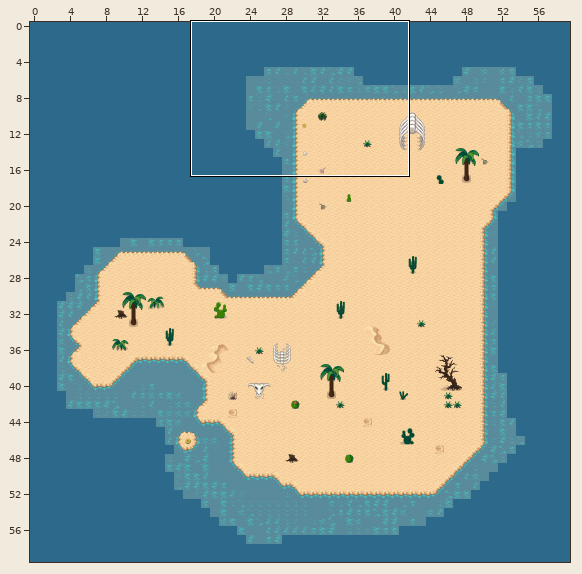
Level history. Tiled map: DesertIsland.tmx. The picture above shows the old version from afar; the outline marks the close-up.
Close-up. Before:
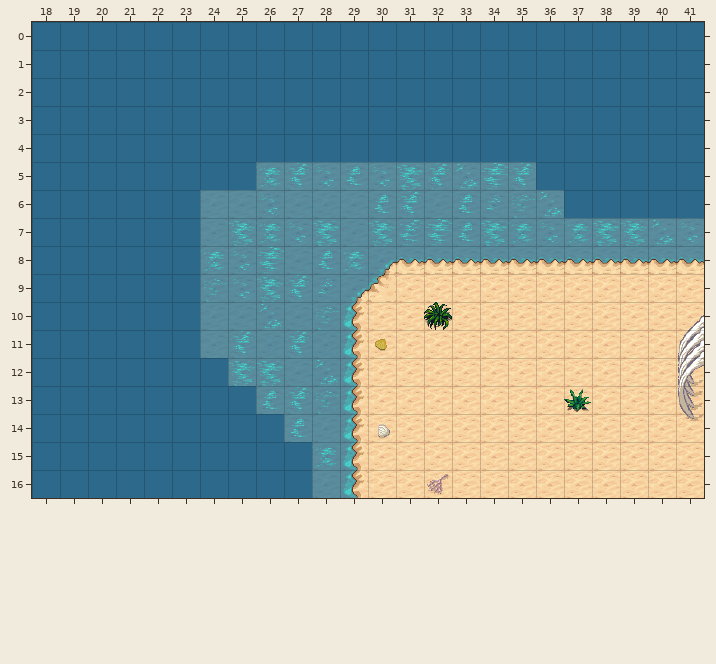
Cells are 32x32 px. Shown: x 18..41, y 0..16. The commit also changed other parts of the map, which this record leaves out.
After:
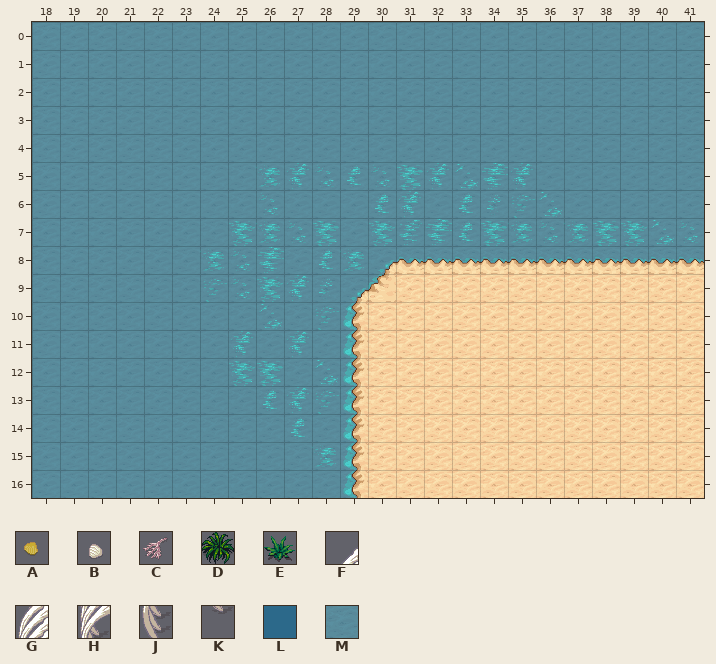
Key: from "beach-desert-2": A 17, B 32, C 36, D 39, E 56, F 187, G 203, H 219, J 235, K 251; from "wateranimate2": L 43, M 141.
_ is an empty cell, . an unchanged one.
See-through tiles are keyed as they look on the map.
Changes in this commit:
--- layer "Water"
@@ x 18..41 @@
- 0 LLLLLLLLLLLLLLLLLLLLLLLL
- 1 LLLLLLLLLLLLLLLLLLLLLLLL
- 2 LLLLLLLLLLLLLLLLLLLLLLLL
- 3 LLLLLLLLLLLLLLLLLLLLLLLL
- 4 LLLLLLLLLLLLLLLLLLLLLLLL
- 5 LLLLLLLL..........LLLLLL
- 6 LLLLLL.............LLLLL
- 7 LLLLLL..................
- 8 LLLLLL..................
- 9 LLLLLL..................
-10 LLLLLL..................
-11 LLLLLL..................
-12 LLLLLLL.................
-13 LLLLLLLL................
-14 LLLLLLLLL...............
-15 LLLLLLLLLL..............
-16 LLLLLLLLLL..............
+ 0 MMMMMMMMMMMMMMMMMMMMMMMM
+ 1 MMMMMMMMMMMMMMMMMMMMMMMM
+ 2 MMMMMMMMMMMMMMMMMMMMMMMM
+ 3 MMMMMMMMMMMMMMMMMMMMMMMM
+ 4 MMMMMMMMMMMMMMMMMMMMMMMM
+ 5 MMMMMMMM..........MMMMMM
+ 6 MMMMMM.............MMMMM
+ 7 MMMMMM..................
+ 8 MMMMMM..................
+ 9 MMMMMM..................
+10 MMMMMM..................
+11 MMMMMM..................
+12 MMMMMMM.................
+13 MMMMMMMM................
+14 MMMMMMMMM...............
+15 MMMMMMMMMM..............
+16 MMMMMMMMMM..............
--- layer "Landscape" (now hidden)
@@ x 30..41 @@
-10 ..D........F
-11 A..........G
-12 ...........H
-13 .......E...J
-14 B..........K
+10 .._........_
+11 _.........._
+12 ..........._
+13 ......._..._
+14 _.........._
@@ x 32..32 @@
-16 C
+16 _
Changed places in both close-ups, as pixel boxes (x1, y1, x2, y2):
changed: (32, 22, 704, 498)
